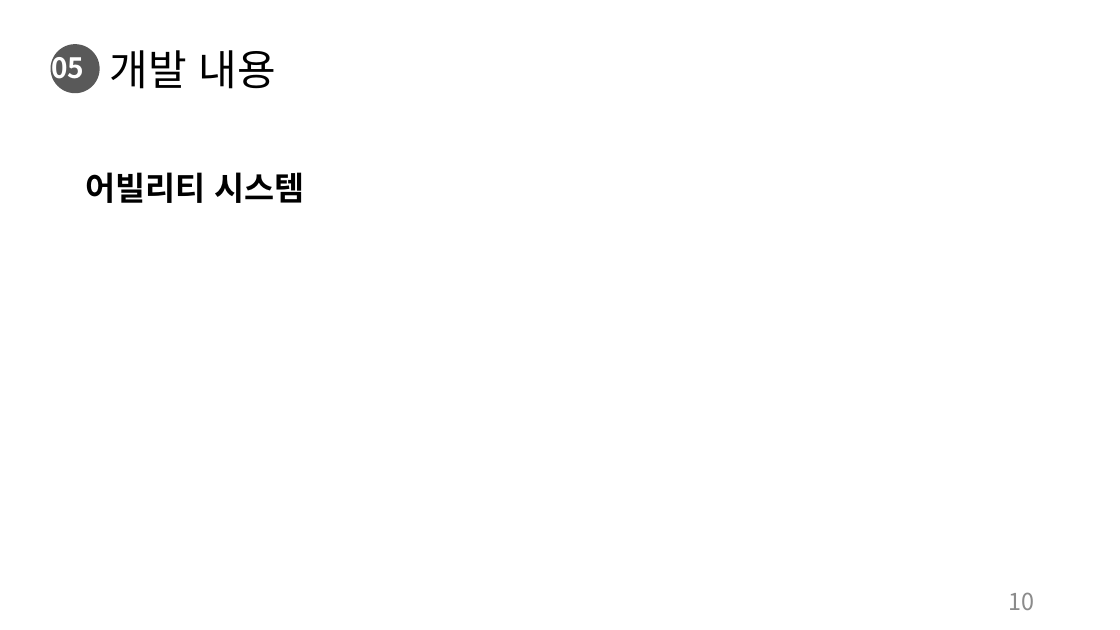
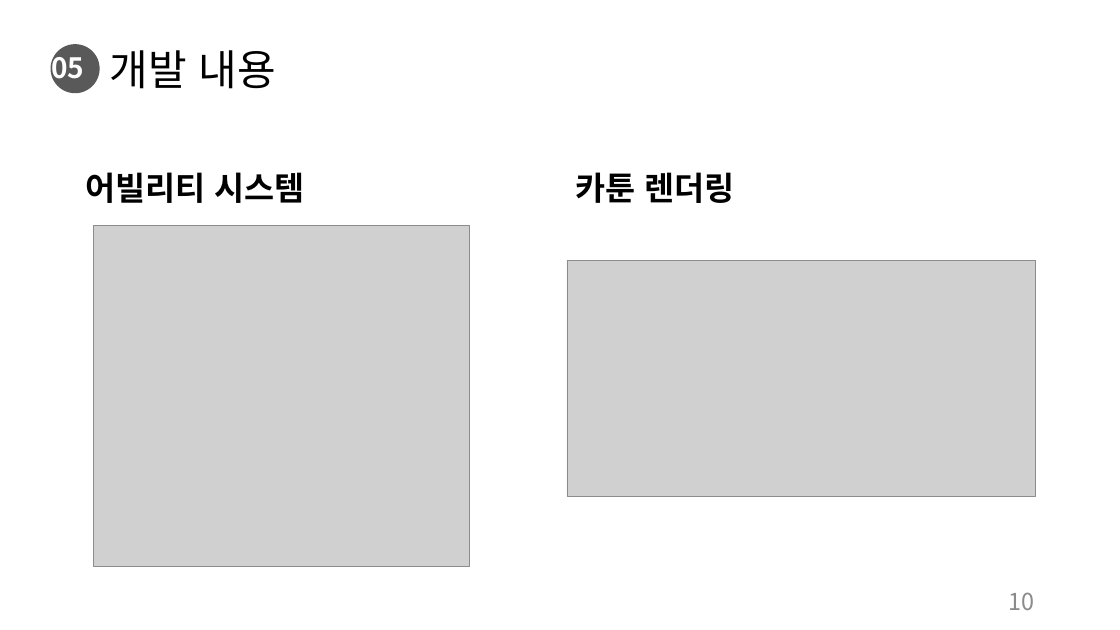
Before and after one commit to charobe/HDB, a slide deck: slide 10 of 조영욱/기획서/종설1/하자드바이오_조영욱_이현수_정진봉.pptx. Drawn at 1120x630 pixels with LibreOffice and Linux fonts; fonts in the diff are those of the drawing; grey boxes stand for pictures. Boxes give left, top, right and bottom in pixels: in the first picture for what was removed or moved away, otherwise in the second. Text is boxed around its words. In the diff, an @@ line names an element or a change of style, - is before the commit and + after.

```diff
--- a/조영욱/기획서/종설1/하자드바이오_조영욱_이현수_정진봉.pptx
+++ b/조영욱/기획서/종설1/하자드바이오_조영욱_이현수_정진봉.pptx
@@ text added at [575, 172, 735, 203], 28 pt, text #000000, bold @@
+카툰 렌더링
@@ picture added at [93, 225, 470, 566] @@
@@ picture added at [567, 260, 1036, 497] @@
```
Also in this commit, not shown: 4 other slides changed, 1 slide removed, 1 other file.
